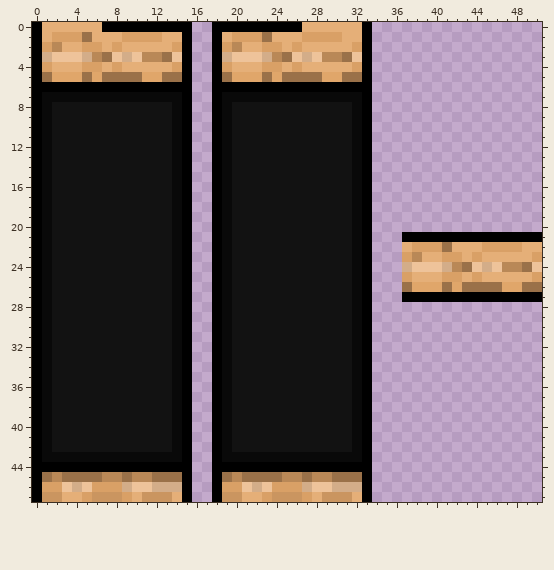
Pixel-art sprite -- Day 1/Day 1/World/Hallway Tile Set.png. Above: the version before the commit.
The file is 51x48 pixels.
After:
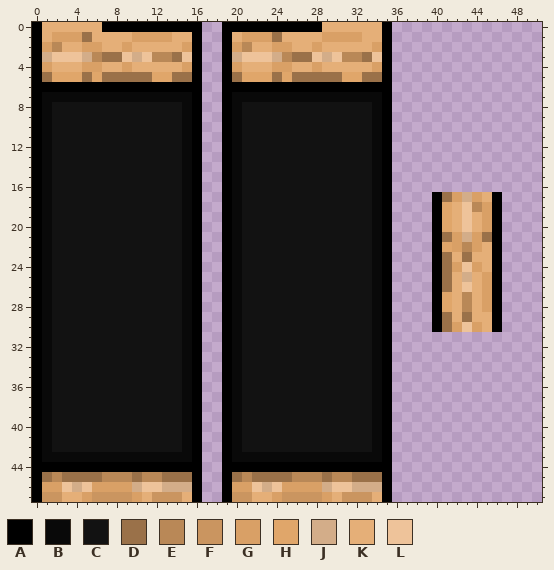
Palette (. is transparent): A #000000  B #090909  C #121212  D #9a7149  E #b98857  F #ca9560  G #d9a066  H #e0a66a  J #d3ad89  K #e5af78  L #eec39a
The exact change:
@@ x 0..50 @@
- 0 AKKKKKKAAAAAAAAA..AAAAAAAAAKKKKKKA.................
- 1 AKGGGDKKKGGGGKKA..AKGGGDKKKGGGGKKA.................
- 2 AGEKKGGKGKKKKKGA..AGEKKGGKGKKKKKGA.................
- 3 AJLLLJEDLJLEEDLA..AJLLLJEDLJLEEDLA.................
- 4 AGKKKGGKGKKKKKGA..AGKKKGGKGKKKKKGA.................
- 5 ADHHHDHDDDDHHDDA..ADHHHDHDDDDHHDDA.................
- 6 AAAAAAAAAAAAAAAA..AAAAAAAAAAAAAAAA.................
- 7 ABBBBBBBBBBBBBBA..ABBBBBBBBBBBBBBA.................
- 8 ABCCCCCCCCCCCCBA..ABCCCCCCCCCCCCBA.................
- 9 ABCCCCCCCCCCCCBA..ABCCCCCCCCCCCCBA.................
-10 ABCCCCCCCCCCCCBA..ABCCCCCCCCCCCCBA.................
-11 ABCCCCCCCCCCCCBA..ABCCCCCCCCCCCCBA.................
-12 ABCCCCCCCCCCCCBA..ABCCCCCCCCCCCCBA.................
-13 ABCCCCCCCCCCCCBA..ABCCCCCCCCCCCCBA.................
-14 ABCCCCCCCCCCCCBA..ABCCCCCCCCCCCCBA.................
-15 ABCCCCCCCCCCCCBA..ABCCCCCCCCCCCCBA.................
-16 ABCCCCCCCCCCCCBA..ABCCCCCCCCCCCCBA.................
-17 ABCCCCCCCCCCCCBA..ABCCCCCCCCCCCCBA.................
-18 ABCCCCCCCCCCCCBA..ABCCCCCCCCCCCCBA.................
-19 ABCCCCCCCCCCCCBA..ABCCCCCCCCCCCCBA.................
-20 ABCCCCCCCCCCCCBA..ABCCCCCCCCCCCCBA.................
-21 ABCCCCCCCCCCCCBA..ABCCCCCCCCCCCCBA...AAAAAAAAAAAAAA
-22 ABCCCCCCCCCCCCBA..ABCCCCCCCCCCCCBA...KGGGDKKKGGGGKK
-23 ABCCCCCCCCCCCCBA..ABCCCCCCCCCCCCBA...GEKKGGKGKKKKKG
-24 ABCCCCCCCCCCCCBA..ABCCCCCCCCCCCCBA...JLLLJEDLJLEEDL
-25 ABCCCCCCCCCCCCBA..ABCCCCCCCCCCCCBA...GKKKGGKGKKKKKG
-26 ABCCCCCCCCCCCCBA..ABCCCCCCCCCCCCBA...DHHHDHDDDDHHDD
-27 ABCCCCCCCCCCCCBA..ABCCCCCCCCCCCCBA...AAAAAAAAAAAAAA
-28 ABCCCCCCCCCCCCBA..ABCCCCCCCCCCCCBA.................
-29 ABCCCCCCCCCCCCBA..ABCCCCCCCCCCCCBA.................
-30 ABCCCCCCCCCCCCBA..ABCCCCCCCCCCCCBA.................
-31 ABCCCCCCCCCCCCBA..ABCCCCCCCCCCCCBA.................
-32 ABCCCCCCCCCCCCBA..ABCCCCCCCCCCCCBA.................
-33 ABCCCCCCCCCCCCBA..ABCCCCCCCCCCCCBA.................
-34 ABCCCCCCCCCCCCBA..ABCCCCCCCCCCCCBA.................
-35 ABCCCCCCCCCCCCBA..ABCCCCCCCCCCCCBA.................
-36 ABCCCCCCCCCCCCBA..ABCCCCCCCCCCCCBA.................
-37 ABCCCCCCCCCCCCBA..ABCCCCCCCCCCCCBA.................
-38 ABCCCCCCCCCCCCBA..ABCCCCCCCCCCCCBA.................
-39 ABCCCCCCCCCCCCBA..ABCCCCCCCCCCCCBA.................
-40 ABCCCCCCCCCCCCBA..ABCCCCCCCCCCCCBA.................
-41 ABCCCCCCCCCCCCBA..ABCCCCCCCCCCCCBA.................
-42 ABCCCCCCCCCCCCBA..ABCCCCCCCCCCCCBA.................
-43 ABBBBBBBBBBBBBBA..ABBBBBBBBBBBBBBA.................
-44 AAAAAAAAAAAAAAAA..AAAAAAAAAAAAAAAA.................
-45 ADEDDDDEEDEEDDDA..ADEDDDDEEDEEDDDA.................
-46 AGGLJLGGGJLLJJJA..AGGLJLGGGJLLJJJA.................
-47 AFFKKGFFFGKFFFKA..AFFKKGFFFGKFFFKA.................
+ 0 AKKKKKKAAAAAAAAAA..AAAAAAAAAAKKKKKKA...............
+ 1 AKGGGDKKKKGGGGKKA..AKGGGDKKKKGGGGKKA...............
+ 2 AGEKKGGKKGKKKKKGA..AGEKKGGKKGKKKKKGA...............
+ 3 AJLLLJEDDLJLEEDLA..AJLLLJEDDLJLEEDLA...............
+ 4 AGKKKGGKKGKKKKKGA..AGKKKGGKKGKKKKKGA...............
+ 5 ADHHHDHDDDDDHHDDA..ADHHHDHDDDDDHHDDA...............
+ 6 AAAAAAAAAAAAAAAAA..AAAAAAAAAAAAAAAAA...............
+ 7 ABBBBBBBBBBBBBBBA..ABBBBBBBBBBBBBBBA...............
+ 8 ABCCCCCCCCCCCCCBA..ABCCCCCCCCCCCCCBA...............
+ 9 ABCCCCCCCCCCCCCBA..ABCCCCCCCCCCCCCBA...............
+10 ABCCCCCCCCCCCCCBA..ABCCCCCCCCCCCCCBA...............
+11 ABCCCCCCCCCCCCCBA..ABCCCCCCCCCCCCCBA...............
+12 ABCCCCCCCCCCCCCBA..ABCCCCCCCCCCCCCBA...............
+13 ABCCCCCCCCCCCCCBA..ABCCCCCCCCCCCCCBA...............
+14 ABCCCCCCCCCCCCCBA..ABCCCCCCCCCCCCCBA...............
+15 ABCCCCCCCCCCCCCBA..ABCCCCCCCCCCCCCBA...............
+16 ABCCCCCCCCCCCCCBA..ABCCCCCCCCCCCCCBA...............
+17 ABCCCCCCCCCCCCCBA..ABCCCCCCCCCCCCCBA....ADGJGKA....
+18 ABCCCCCCCCCCCCCBA..ABCCCCCCCCCCCCCBA....AHKLEGA....
+19 ABCCCCCCCCCCCCCBA..ABCCCCCCCCCCCCCBA....AHKLKGA....
+20 ABCCCCCCCCCCCCCBA..ABCCCCCCCCCCCCCBA....AHKLKGA....
+21 ABCCCCCCCCCCCCCBA..ABCCCCCCCCCCCCCBA....ADGJGDA....
+22 ABCCCCCCCCCCCCCBA..ABCCCCCCCCCCCCCBA....AHGEGKA....
+23 ABCCCCCCCCCCCCCBA..ABCCCCCCCCCCCCCBA....ADKDKKA....
+24 ABCCCCCCCCCCCCCBA..ABCCCCCCCCCCCCCBA....ADGLGKA....
+25 ABCCCCCCCCCCCCCBA..ABCCCCCCCCCCCCCBA....ADKJKGA....
+26 ABCCCCCCCCCCCCCBA..ABCCCCCCCCCCCCCBA....ADKLKGA....
+27 ABCCCCCCCCCCCCCBA..ABCCCCCCCCCCCCCBA....AHKEKGA....
+28 ABCCCCCCCCCCCCCBA..ABCCCCCCCCCCCCCBA....AHKEKGA....
+29 ABCCCCCCCCCCCCCBA..ABCCCCCCCCCCCCCBA....ADKDKKA....
+30 ABCCCCCCCCCCCCCBA..ABCCCCCCCCCCCCCBA....ADGLGKA....
+31 ABCCCCCCCCCCCCCBA..ABCCCCCCCCCCCCCBA...............
+32 ABCCCCCCCCCCCCCBA..ABCCCCCCCCCCCCCBA...............
+33 ABCCCCCCCCCCCCCBA..ABCCCCCCCCCCCCCBA...............
+34 ABCCCCCCCCCCCCCBA..ABCCCCCCCCCCCCCBA...............
+35 ABCCCCCCCCCCCCCBA..ABCCCCCCCCCCCCCBA...............
+36 ABCCCCCCCCCCCCCBA..ABCCCCCCCCCCCCCBA...............
+37 ABCCCCCCCCCCCCCBA..ABCCCCCCCCCCCCCBA...............
+38 ABCCCCCCCCCCCCCBA..ABCCCCCCCCCCCCCBA...............
+39 ABCCCCCCCCCCCCCBA..ABCCCCCCCCCCCCCBA...............
+40 ABCCCCCCCCCCCCCBA..ABCCCCCCCCCCCCCBA...............
+41 ABCCCCCCCCCCCCCBA..ABCCCCCCCCCCCCCBA...............
+42 ABCCCCCCCCCCCCCBA..ABCCCCCCCCCCCCCBA...............
+43 ABBBBBBBBBBBBBBBA..ABBBBBBBBBBBBBBBA...............
+44 AAAAAAAAAAAAAAAAA..AAAAAAAAAAAAAAAAA...............
+45 ADEDDDDEEEDEEDDDA..ADEDDDDEEEDEEDDDA...............
+46 AGGLJLGGGGJLLJJJA..AGGLJLGGGGJLLJJJA...............
+47 AFFKKGFFFFGKFFFKA..AFFKKGFFFFGKFFFKA...............
Where, in picture pixels (left, top, right, bottom), the same in both pictures:
changed: (112, 22, 542, 502)
